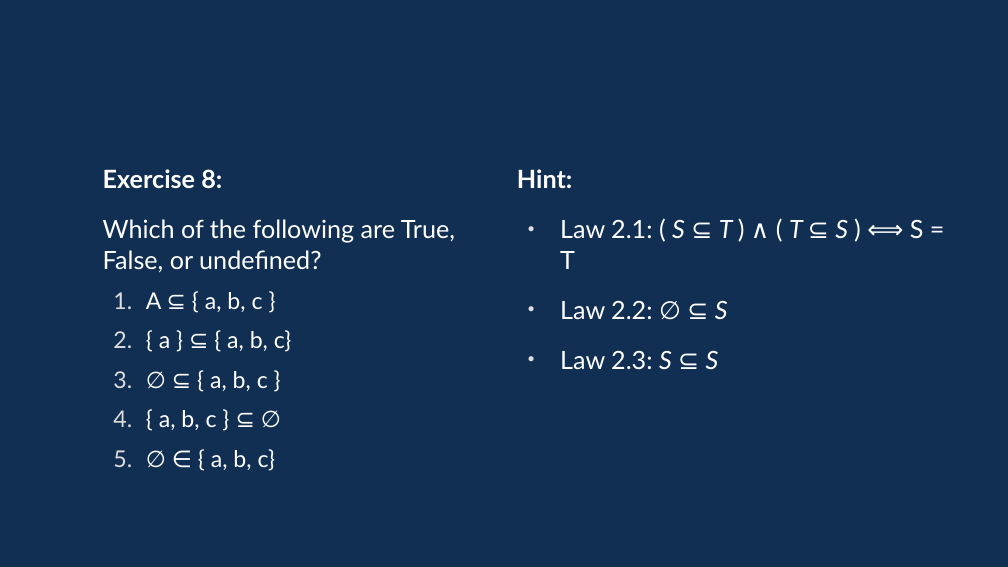
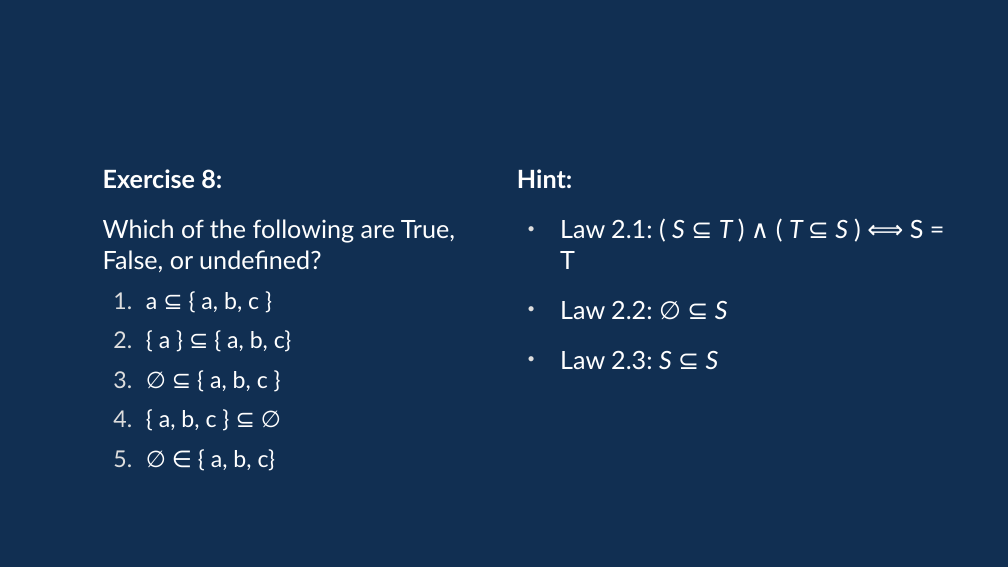
Before and after one commit to davidgundry/maths22-23, a slide deck: slide 38 of slides/maths-6-set-theory.odp. Drawn at 1008x567 pixels with LibreOffice and Linux fonts; fonts in the diff are those of the drawing. Boxes give left, top, right and bottom in pixels: in the first picture for what was removed or moved away, otherwise in the second. Text is boxed around its words. In the diff, an @@ line names an element or a change of style, - is before the commit and + after.

```diff
--- a/slides/maths-6-set-theory.odp
+++ b/slides/maths-6-set-theory.odp
@@ text at (146, 292, 259, 312): text changed @@
-  1. A ⊆ { a, b, c }
+  1. a ⊆ { a, b, c }
```
Also in this commit, not shown: 7 other slides changed.
